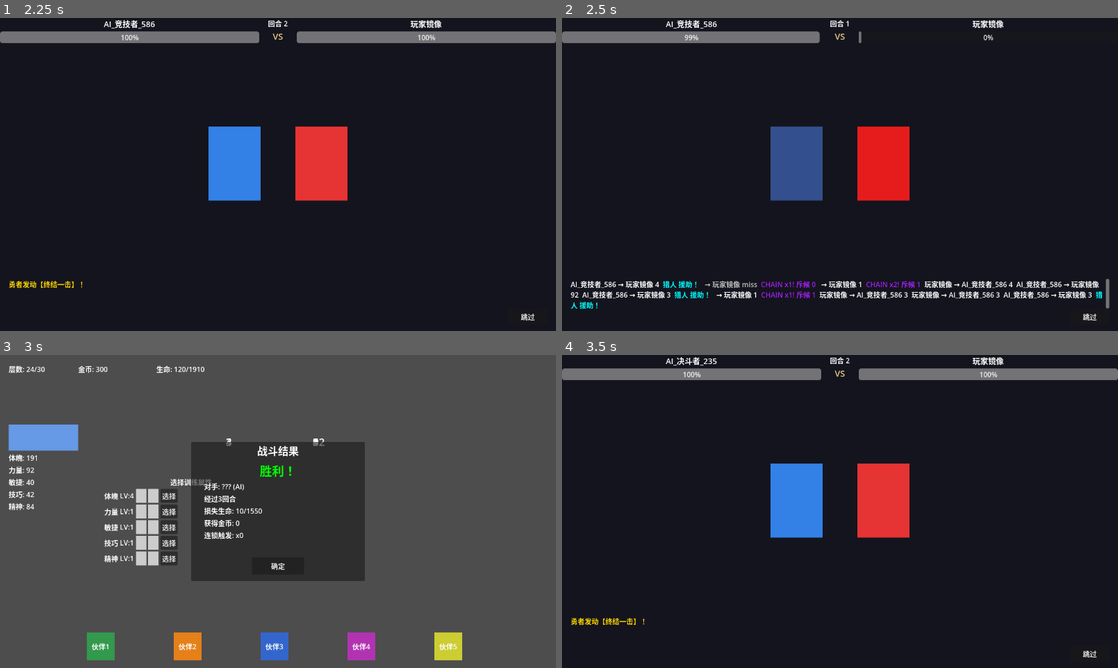
Above: before the commit, frames 1-4 (two rows, left to right).
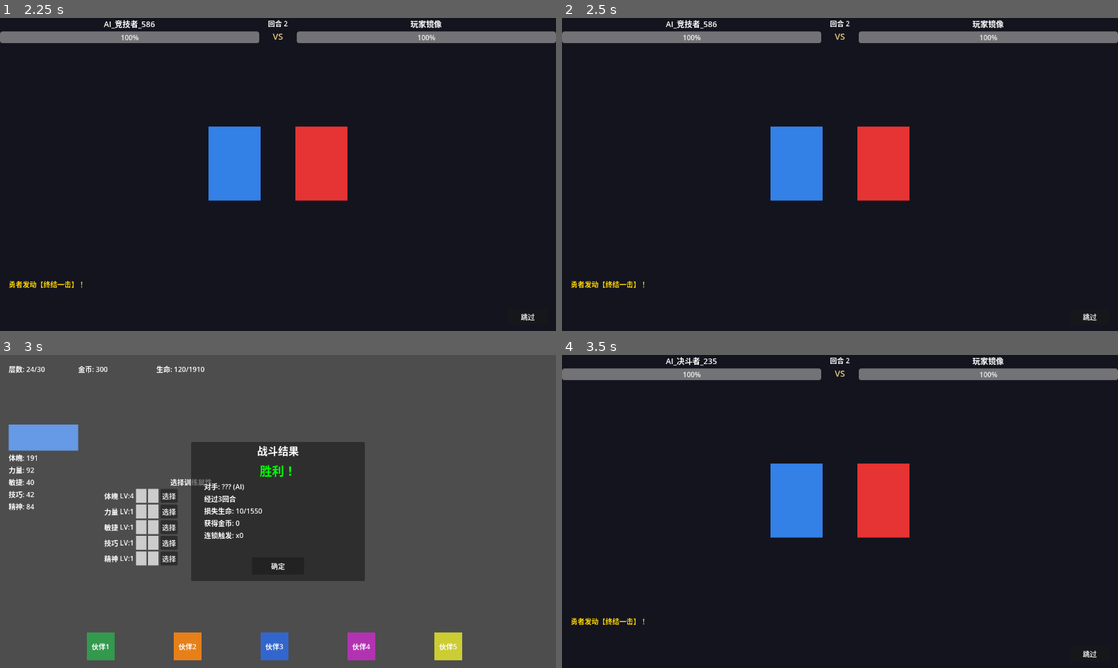
Above: after the commit, the same moments.

Repository: TianYu0321/Hero-Battle
Game: Godot game, scene res://scenes/test/test_full_run_30_turns.tscn
The game is run twice, just before and just after one commit, with the same random seed, the same clock (stepped at 60 frames per second) and the same inputs. This scene is started directly instead of the project's main scene.
Inputs:
- Up to frame 1 (2.25 s): click "跳过" at 0.5 s; click "确定" at 1.25 s; click "确定" at 2 s
- Up to frame 2 (2.5 s): no input
- Up to frame 3 (3 s): click "跳过" at 2.75 s
- Up to frame 4 (3.5 s): no input

Frame 1 is identical in both runs. In frame 2, 6.4% of the frame differs, in the area x 1-100%, y 0-93%; in frame 3, less than 0.1%; in frame 4, nothing differs.

Commit message:
0513bug修复

Diff:
--- a/scenes/run_main/battle_animation_panel.gd
+++ b/scenes/run_main/battle_animation_panel.gd
@@ -23,11 +23,15 @@
 var _enemy_hp: int = 0
 var _enemy_max_hp: int = 0
 var _turn_duration: float = 2.0
+var _playback_generation: int = 0
+var _result_emitted: bool = false
 
 signal confirmed
 
 func start_playback(recorder: BattlePlaybackRecorder, hero_name: String, enemy_name: String,
-					hero_max_hp: int, enemy_max_hp: int, _hero_partners: Array, _enemy_partners: Array) -> void:
+						hero_max_hp: int, enemy_max_hp: int, _hero_partners: Array, _enemy_partners: Array) -> void:
+	_playback_generation += 1
+	_result_emitted = false
 	_recorder = recorder
 	_events_by_turn = recorder.get_events_by_turn()
 	_turn_keys = _events_by_turn.keys()
@@ -47,11 +51,16 @@
 	if not skip_button.pressed.is_connected(_on_skip):
 		skip_button.pressed.connect(_on_skip)
 
-	print("[BattleAnimation] 开始回放: %d个回合" % _turn_keys.size())
+	print("[BattleAnimation] 开始回放: gen=%d, %d个回合" % [_playback_generation, _turn_keys.size()])
 	_play_turn()
 
 func _play_turn() -> void:
+	var gen: int = _playback_generation
+
 	if not _is_playing or _current_turn_index >= _turn_keys.size():
+		print("[BattleAnimation] _play_turn 结束条件触发: gen=%d, _is_playing=%s, _current_turn_index=%d, _turn_keys.size=%d" % [
+			gen, _is_playing, _current_turn_index, _turn_keys.size()
+		])
 		_show_result()
 		return
 
@@ -66,10 +75,18 @@
 			partner_events += 1
 	var duration: float = _turn_duration + partner_events * 0.5
 
+	print("[BattleAnimation] gen=%d 播放回合 %d, 事件数=%d, duration=%.1f" % [gen, turn + 1, events.size(), duration])
+
 	for evt in events:
 		_process_event(evt)
 
 	await get_tree().create_timer(duration).timeout
+
+	# 检查 generation 是否变化（防止旧的 timer 干扰新的播放）
+	if gen != _playback_generation:
+		print("[BattleAnimation] gen=%d 的 timer 已过期，当前 gen=%d，忽略" % [gen, _playback_generation])
+		return
+
 	_current_turn_index += 1
 	_play_turn()
 
@@ -177,10 +194,16 @@
 	tween.tween_property(self, "position:x", position.x, 0.05)
 
 func _on_skip() -> void:
+	print("[BattleAnimation] 跳过按钮点击, gen=%d" % _playback_generation)
 	_is_playing = false
 	_show_result()
 
 func _show_result() -> void:
 	_is_playing = false
+	if _result_emitted:
+		print("[BattleAnimation] _show_result 已发射过 confirmed，跳过")
+		return
+	_result_emitted = true
 	bottom_hint.append_text("\n[color=yellow]=== 战斗结束 ===[/color]")
+	print("[BattleAnimation] _show_result 发射 confirmed, gen=%d" % _playback_generation)
 	confirmed.emit()
--- a/scenes/run_main/run_main.gd
+++ b/scenes/run_main/run_main.gd
@@ -541,7 +541,11 @@
 	print("[RunMain] 战斗动画确认关闭")
 	# 先推进游戏状态，再隐藏面板，确保 node_options_presented 在面板隐藏前触发
 	if _run_controller != null:
-		_run_controller.confirm_battle_result()
+		# 防御：如果 _pending_battle_result 为空，说明已经处理过了（旧 timer 的误触发）
+		if not _run_controller._pending_battle_result.is_empty():
+			_run_controller.confirm_battle_result()
+		else:
+			print("[RunMain] _pending_battle_result 为空，跳过 confirm_battle_result")
 	_hide_modal_panel(battle_animation_panel)
 
 func _on_battle_summary_confirmed() -> void:
--- a/scripts/systems/run_controller.gd
+++ b/scripts/systems/run_controller.gd
@@ -667,6 +667,10 @@
 		var chain_stats = result.get("chain_stats", {})
 		result["max_chain_count"] = chain_stats.get("max_chain", 0)
 
+	_pending_battle_result = result
+	print("[RunController] _run_battle_engine 结束, hero_hp=%d, winner=%s" % [
+		battle_hero.get("hp", 0), result.get("winner", "???")
+	])
 	return result
 
 
@@ -812,11 +816,19 @@
 
 
 func confirm_battle_result() -> void:
+	print("[RunController] confirm_battle_result 被调用, phase=%d" % _battle_result_phase)
 	if _battle_result_phase == BattleResultPhase.BATTLE_ENDED:
 		_battle_result_phase = BattleResultPhase.BATTLE_CONFIRMED
+		print("[RunController] confirm_battle_result 执行, _pending_battle_result winner=%s, hero_hp=%d" % [
+			_pending_battle_result.get("winner", "???"),
+			_pending_battle_result.get("hero_remaining_hp", -1)
+		])
 		_finish_node_execution(_pending_battle_result)
 		_battle_result_phase = BattleResultPhase.NONE
 		_pending_battle_result = {}
+		print("[RunController] confirm_battle_result 完成, 状态已重置")
+	else:
+		print("[RunController] confirm_battle_result 跳过, phase 不是 BATTLE_ENDED")
 
 
 func close_shop_panel() -> void:
Not shown, added: Docs/0513改动/task-card-battle-skip-fail.md
